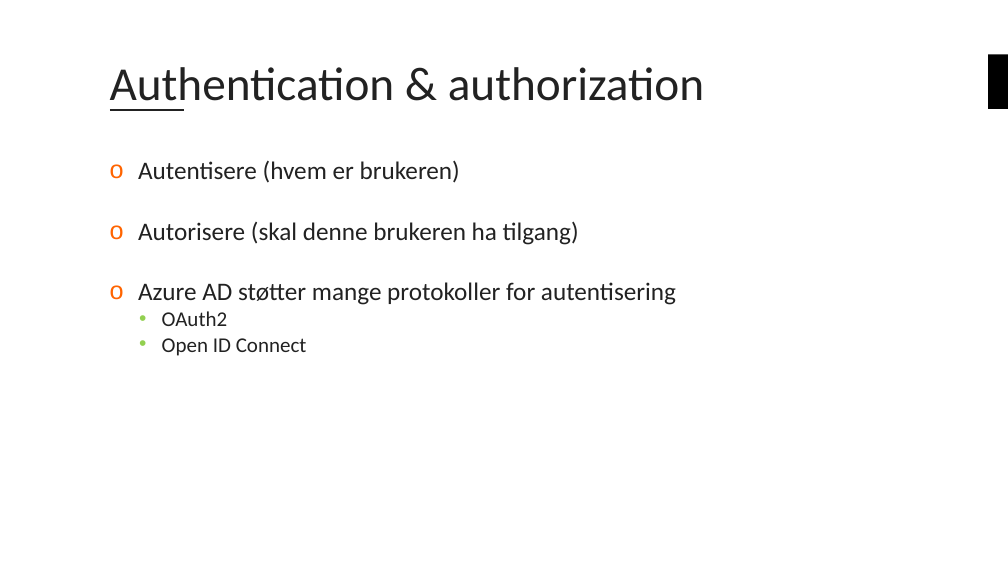
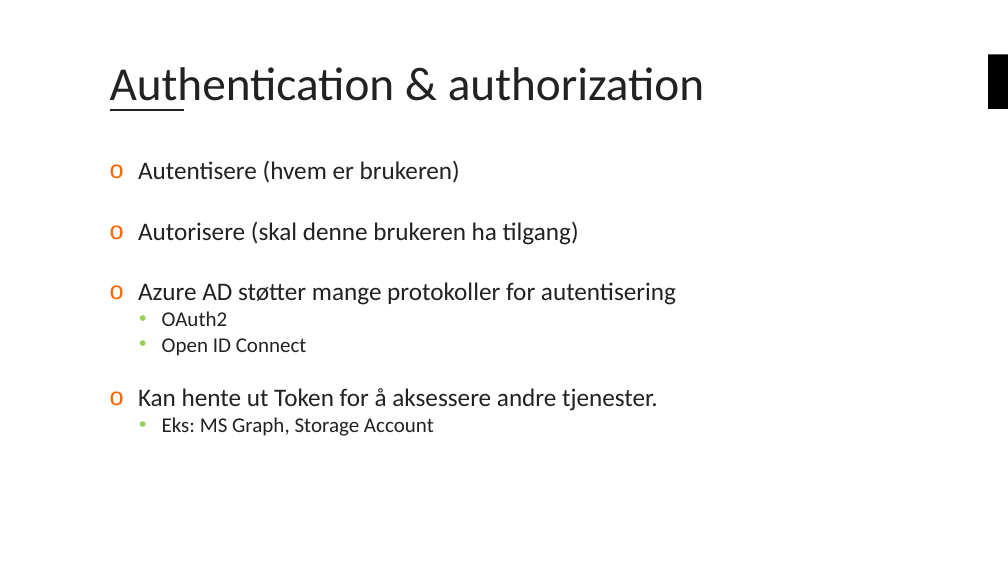
Before and after one commit to bouvet/azure-workshops, a slide deck: slide 13 of Workshop_3/Presentasjon/Azureskolen-Workshop#3.pptx. Drawn at 1008x567 pixels with LibreOffice and Linux fonts; fonts in the diff are those of the drawing; background and template pictures are left out. Boxes give left, top, right and bottom in pixels: in the first picture for what was removed or moved away, otherwise in the second. Text is boxed around its words. In the diff, an @@ line names an element or a change of style, - is before the commit and + after.

```diff
--- a/Workshop_3/Presentasjon/Azureskolen-Workshop#3.pptx
+++ b/Workshop_3/Presentasjon/Azureskolen-Workshop#3.pptx
@@ text at (138, 388, 658, 436): paragraphs added @@
+o Kan hente ut Token for å aksessere andre tjenester.
+  • Eks: MS Graph, Storage Account
```
Also in this commit, not shown: 5 other slides changed.
